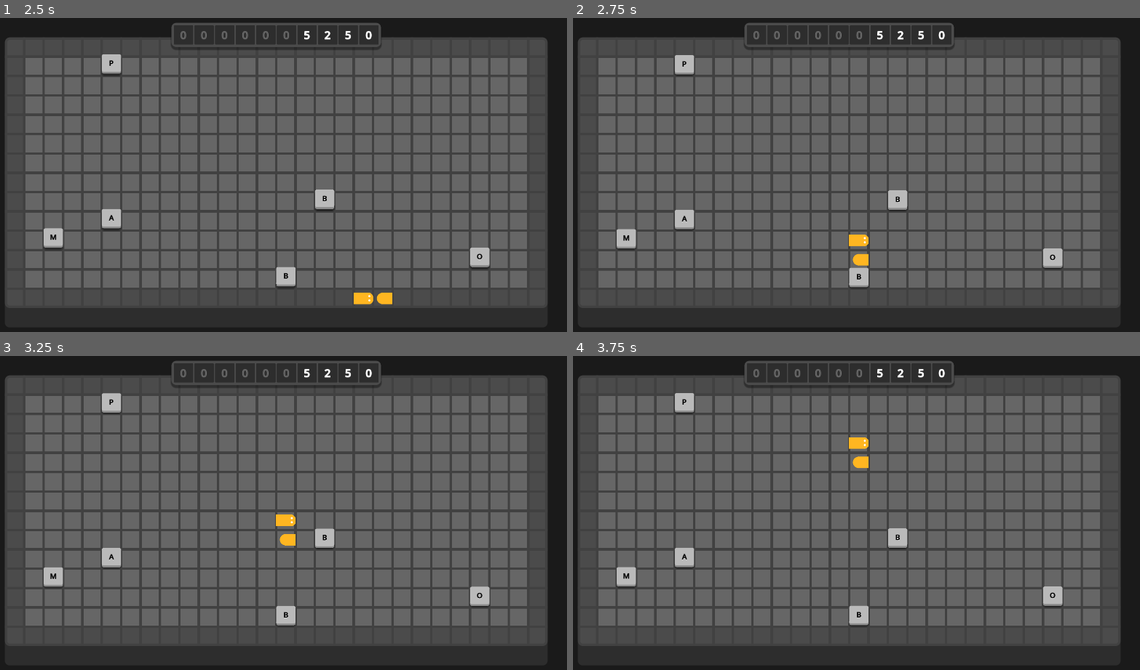
Above: before the commit, frames 1-4 (two rows, left to right).
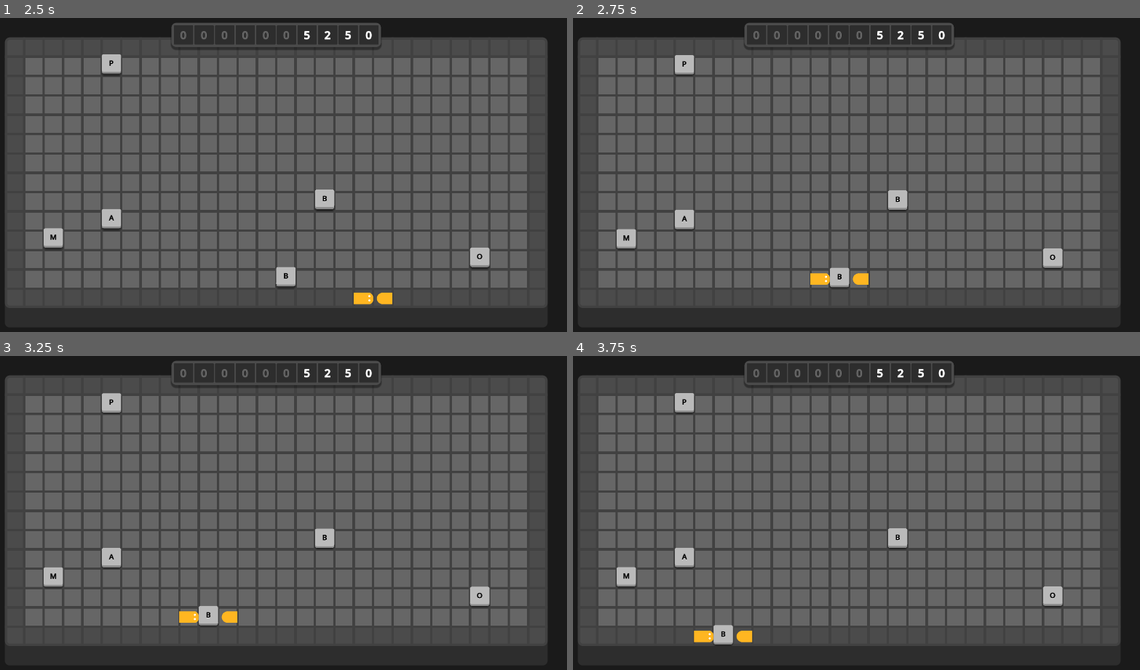
Above: after the commit, the same moments.

Repository: The-Chronomaniac/Brainwormed-GameOff2024
Game: Godot game, scene res://UserInterface/UserInterface.tscn
Same seed, same stepped clock (60 frames per second), same inputs: the game is played once before the commit and once after it.
Inputs:
- Up to frame 1 (2.5 s): hold Up (Up) 0.53-2.03 s; hold A (Left) from 2.03 s (still down)
- Up to frame 2 (2.75 s): keep holding A (Left)
- Up to frame 3 (3.25 s): keep holding A (Left)
- Up to frame 4 (3.75 s): release A (Left) at 3.53 s; hold Down (Down) from 3.53 s (still down)

Frame 1 is identical in both runs. In frame 2, 0.8% of the frame differs, in the area x 41-53%, y 68-87%; in frame 3, 0.9%; in frame 4, 0.9%, in the area x 21-53%, y 25-93%.

Commit message:
Somewhat have letter interaction

Diff:
--- a/Grid/Grid.gd
+++ b/Grid/Grid.gd
@@ -67,6 +67,8 @@
 	var new_letter = letter_scene.instantiate()
 	await get_tree().process_frame
 	get_tree().current_scene.add_child(new_letter)
+	new_letter.x_pos = x_position
+	new_letter.y_pos = y_position
 	new_letter.global_position = safe_panel.global_position + Vector2(Level.cell_size * x_position, Level.cell_size * y_position) + Vector2(Level.cell_size * 0.5, Level.cell_size * 0.5)
 	new_letter.set_value(letter)
 	Level.data[y_position][x_position] = new_letter
--- a/Letter/Letter.gd
+++ b/Letter/Letter.gd
@@ -8,6 +8,10 @@
 @onready var block : Node2D = $Block
 @onready var block_panel : PanelContainer = $Block/Graphic
 @onready var label : Label = $Block/Graphic/Letter
+var is_snake_segment = false
+var move_dir
+var x_pos
+var y_pos
 
 var value : String = ""
 
--- a/Snake/Mini Snake/MiniSnake.gd
+++ b/Snake/Mini Snake/MiniSnake.gd
@@ -4,3 +4,4 @@
 var move_dir
 var x_pos
 var y_pos
+var is_snake_segment = false
--- a/Snake/Snake.gd
+++ b/Snake/Snake.gd
@@ -5,6 +5,7 @@
 var left = Vector2(-1, 0)
 var right = Vector2(1, 0)
 var move_direction: Vector2 = right
+var next_direction: Vector2 = right
 var can_move: bool
 var snake: Array
 @export var msnake : PackedScene
@@ -12,6 +13,7 @@
 var previous_direction: Vector2
 var minisnake
 const grid_offset = Vector2(64,64)
+var just_eaten =  false
 
 func spawn_snake(x_pos, y_pos, segment_name, movedir):
 	minisnake = msnake.instantiate()
@@ -26,26 +28,43 @@
 	minisnake.y_pos = y_pos
 	minisnake.segment_name = segment_name
 
-
 func spawn_letter_segment():
 	pass
 
 func move():
 	if can_move:
-
+		if (move_direction + next_direction == Vector2(0,0)):
+			pass
+		else:
+			move_direction = next_direction
+		just_eaten = false
 		for i in range(snake.size()):
 			var current = snake[i]
-			if current.segment_name == "Head":
+			if i == 0:
 				move_timer.wait_time = .03  if safe_zone_check() else .15
 				previous_direction = current.move_dir
 				current.move_dir = move_direction
-				current.global_position += Vector2(Level.cell_size, Level.cell_size) * current.move_dir
+				#Do Collisions
 				Level.data[current.y_pos][current.x_pos] = 0
 				current.x_pos += current.move_dir.x
 				current.y_pos += current.move_dir.y
+				var piece = Level.data[current.y_pos][current.x_pos]
+				if (piece is not int) and piece.is_snake_segment:
+					dead()
+				elif(piece is not int):
+					piece.x_pos = current.x_pos - current.move_dir.x
+					piece.y_pos = current.y_pos - current.move_dir.y
+					piece.global_position -= Vector2(Level.cell_size, Level.cell_size) * current.move_dir
+					piece.is_snake_segment = true
+					snake.insert(1, piece)
+					Level.data[piece.y_pos][piece.x_pos] = piece
+					just_eaten = true
+
+				current.global_position += Vector2(Level.cell_size, Level.cell_size) * current.move_dir
+
 				Level.data[current.y_pos][current.x_pos] = current
 				print("X" + str(snake[0].x_pos) + " Y:" + str(snake[0].y_pos))
-			else:
+			elif !just_eaten:
 				current.move_dir = previous_direction
 				current.global_position += Vector2(Level.cell_size, Level.cell_size) * current.move_dir
 				Level.data[current.y_pos][current.x_pos] = 0
@@ -59,13 +78,13 @@
 
 func inputs():
 		if Input.is_action_just_pressed("Down") and move_direction != up:
-			move_direction = down
-		if Input.is_action_just_pressed("Up") and move_direction != down:
-			move_direction = up
-		if Input.is_action_just_pressed("Left") and move_direction != right:
-			move_direction = left
-		if Input.is_action_just_pressed("Right") and move_direction != left:
-			move_direction = right
+			next_direction = down
+		elif Input.is_action_just_pressed("Up") and move_direction != down:
+			next_direction = up
+		elif Input.is_action_just_pressed("Left") and move_direction != right:
+			next_direction = left
+		elif Input.is_action_just_pressed("Right") and move_direction != left:
+			next_direction = right
 
 func on_timer_out():
 	can_move =  true
@@ -99,3 +118,7 @@
 		return true
 	else:
 		return false
+
+
+func dead():
+	can_move = false
